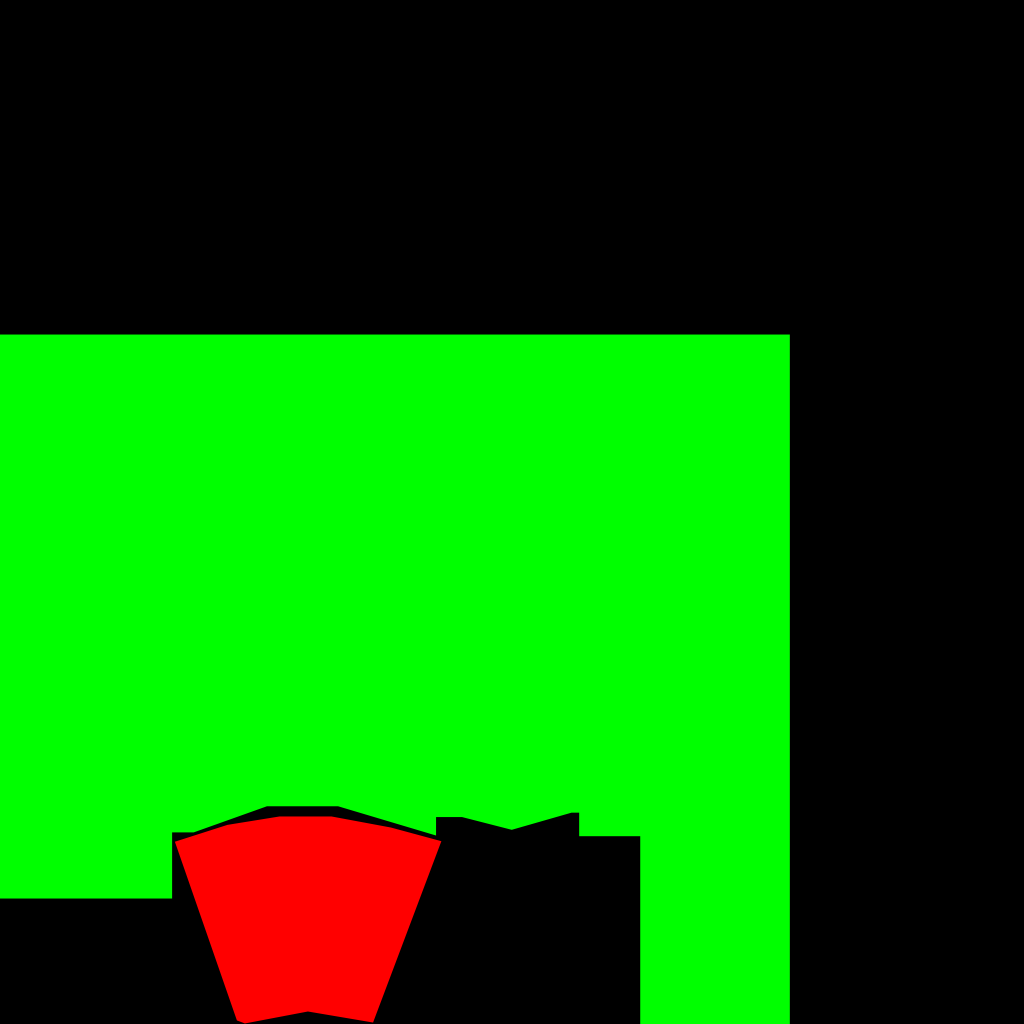
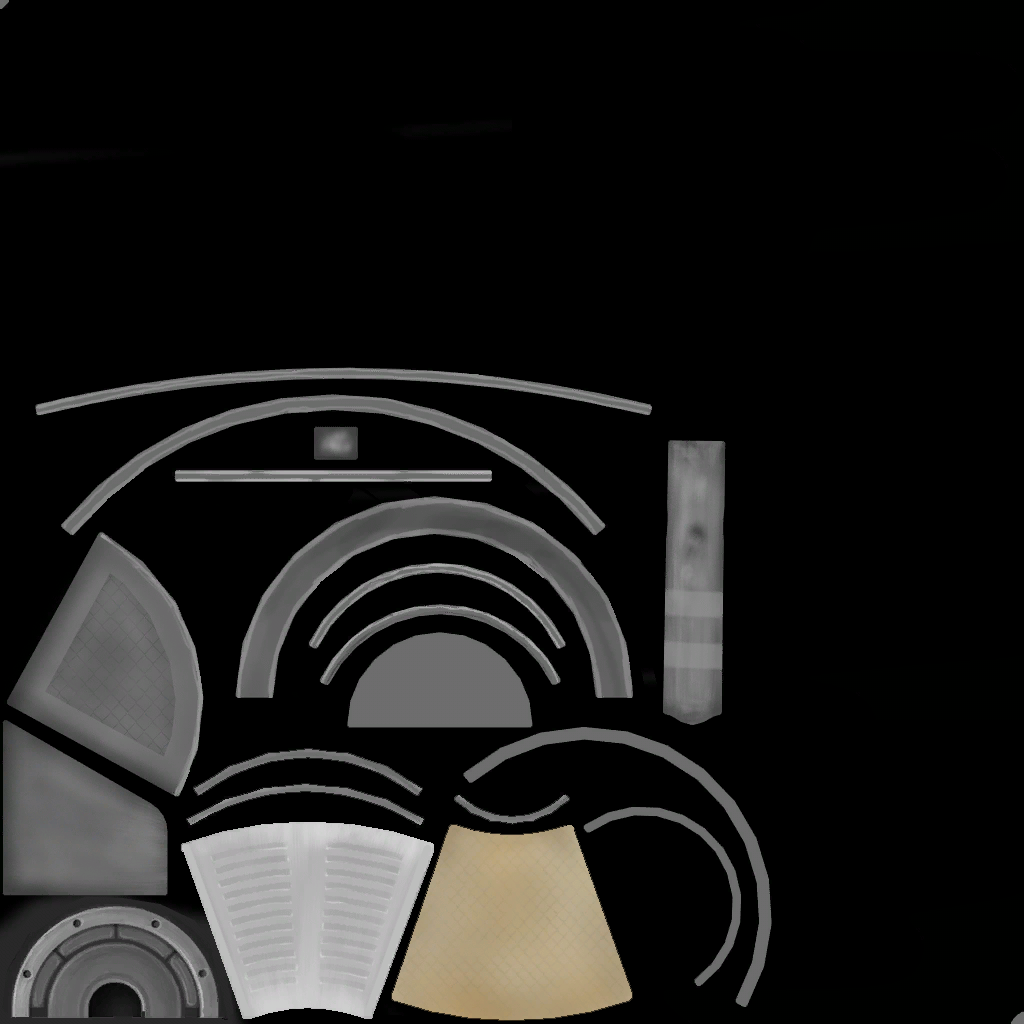
Two versions of the same layered image (1024×1024). Layer-by-layer changes:
hid "Green" over (0, 334, 790, 1024)
hid "Red" over (174, 816, 442, 1024)
hid "Black" over (0, 0, 1024, 1024)
